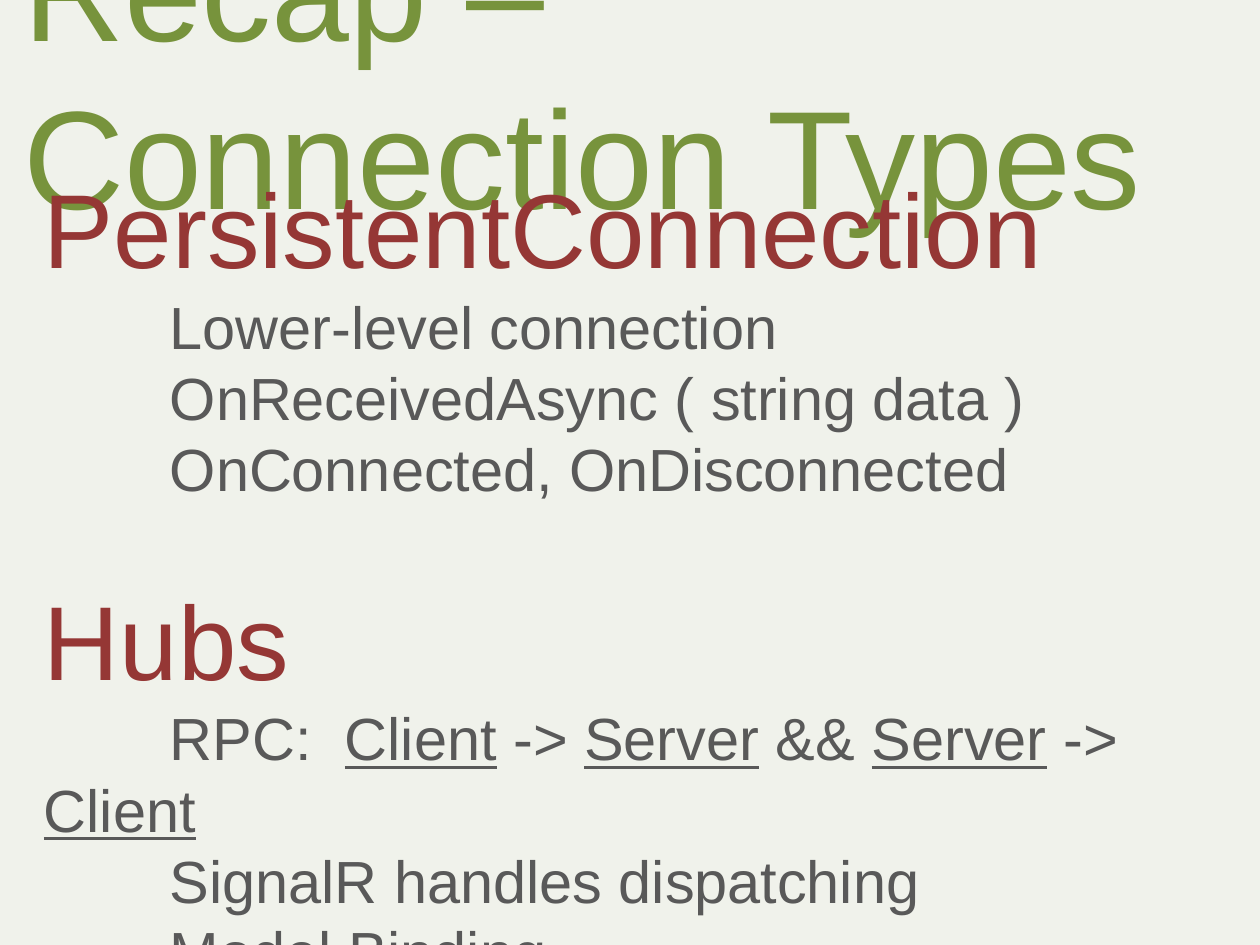
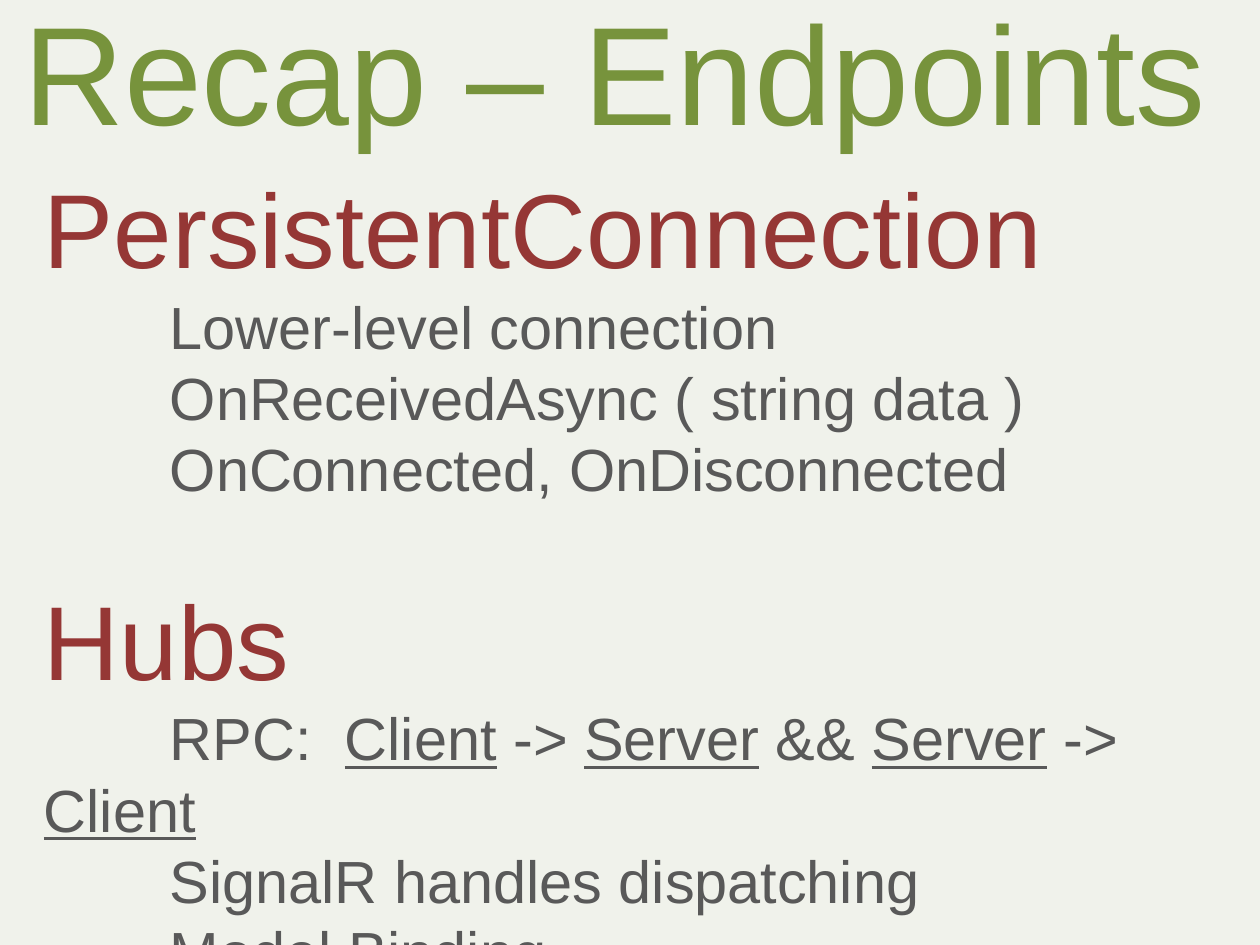
Before and after one commit to alani/Talks, a slide deck: slide 26 of SignalR-Intro/SignalRIntro.pptx. Drawn at 1260x945 pixels with LibreOffice and Linux fonts; fonts in the diff are those of the drawing. Boxes give left, top, right and bottom in pixels: in the first picture for what was removed or moved away, otherwise in the second. Text is boxed around its words. In the diff, an @@ line names an element or a change of style, - is before the commit and + after.

```diff
--- a/SignalR-Intro/SignalRIntro.pptx
+++ b/SignalR-Intro/SignalRIntro.pptx
@@ text at (x1=23, y1=23, x2=1205, y2=150): text changed @@
-Recap – Connection Types
+Recap – Endpoints
```
Also in this commit, not shown: 3 other slides changed.
